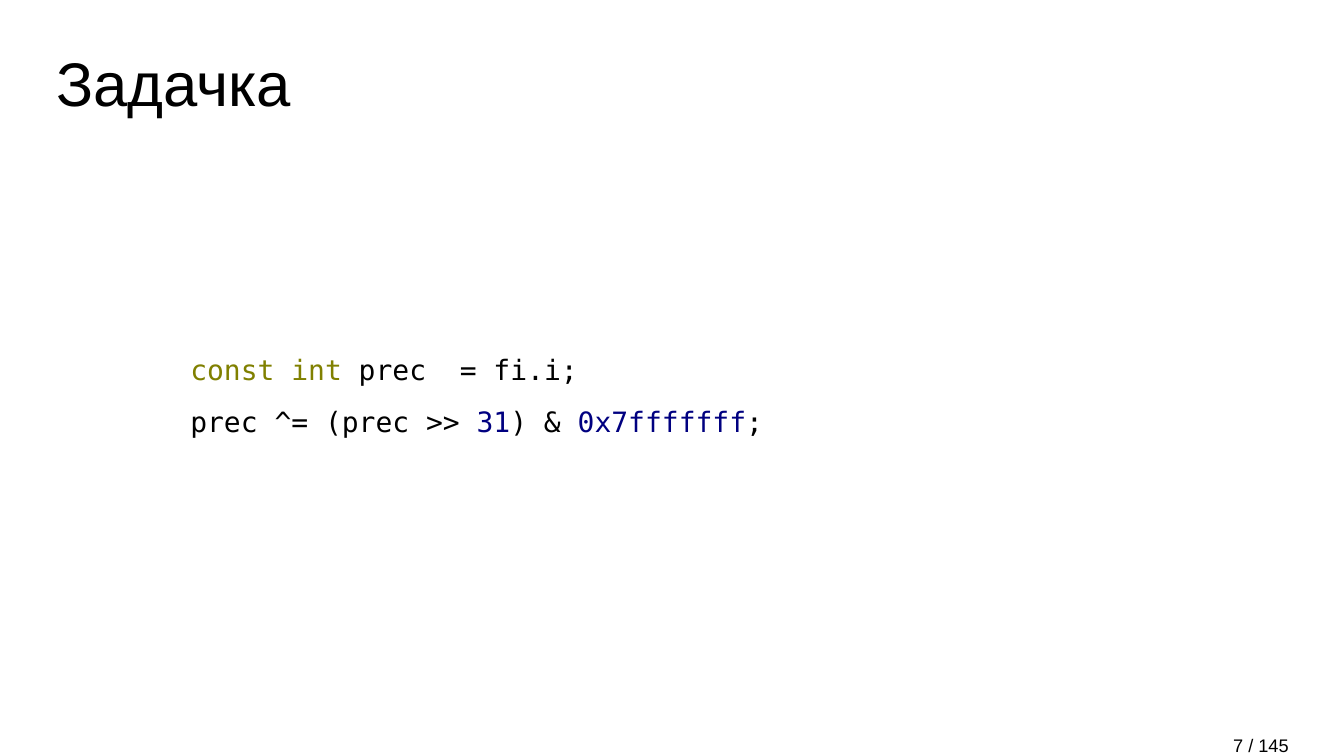
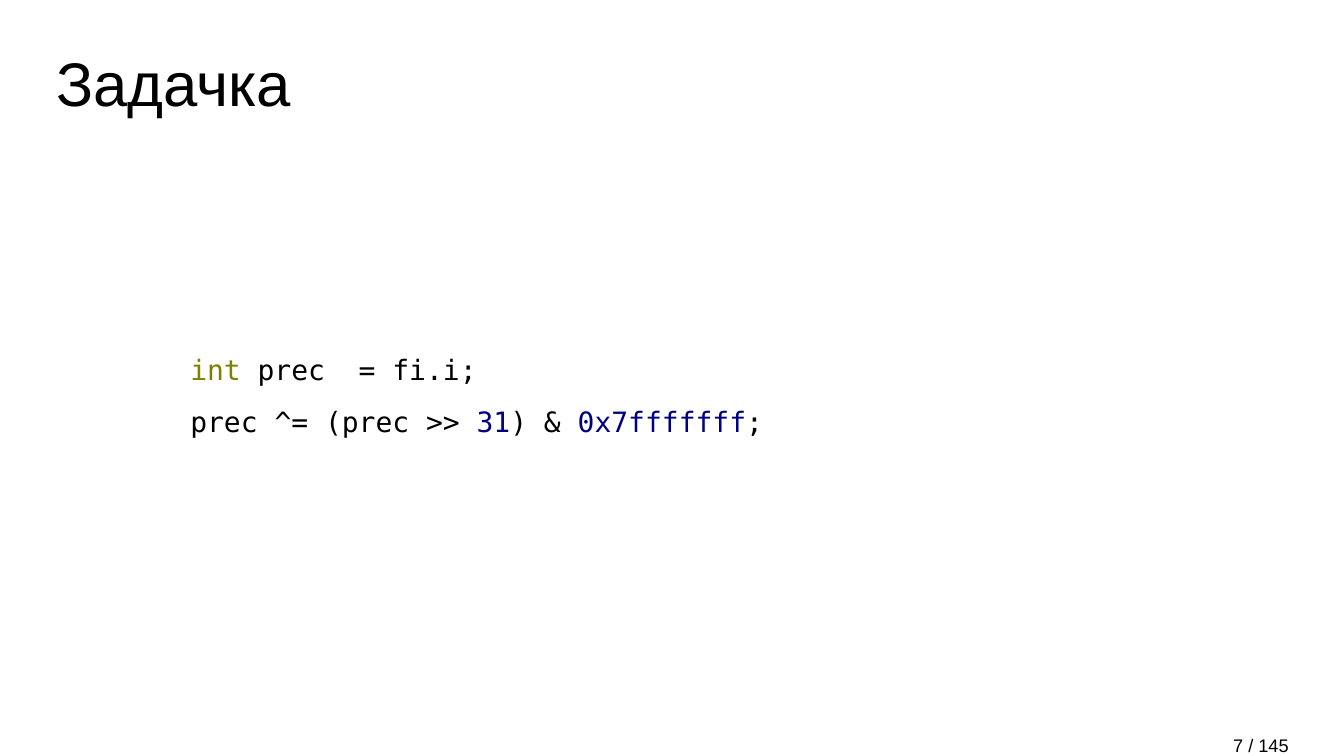
Before and after one commit to apolukhin/apolukhin.github.io, a slide deck: slide 7 of presentations/Nimble C++ (rus).odp. Drawn at 1344x756 pixels with LibreOffice and Linux fonts; fonts in the diff are those of the drawing. Boxes give left, top, right and bottom in pixels: in the first picture for what was removed or moved away, otherwise in the second. Text is boxed around its words. In the diff, an @@ line names an element or a change of style, - is before the commit and + after.

```diff
--- a/presentations/Nimble C++ (rus).odp
+++ b/presentations/Nimble C++ (rus).odp
@@ text at box(190, 358, 476, 386): text changed @@
-const int prec = fi.i;
+int prec = fi.i;
```
Also in this commit, not shown: 7 other slides changed, 4 slides added, 1 slide removed, 2 other files.
